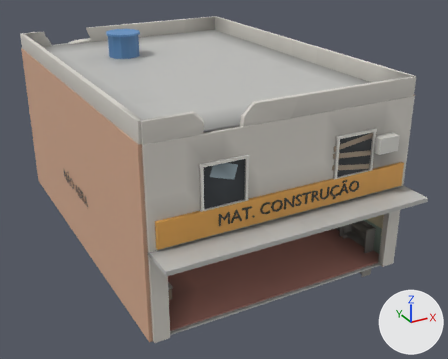
What one commit did to the glTF model jogo/assets/ruinas/sobrado_13.glb.
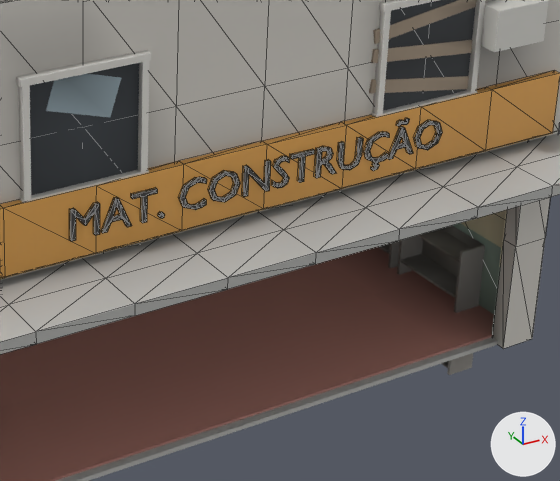
The first picture shows the older version from a 50 mm camera at (-9.67, -20.13, 11.37) aimed at (0.64, -1.37, 1.99). The close-ups show the older and then the newer version on the part from 43% to 90% of the width and 38% to 88% of the height of that picture. Only the edits that show in the close-ups are written down. Lighting does not change. The marker at lower right points along +X, +Y and +Z. The close-ups show mesh edges as thin lines. Objects named as collision shapes, trigger or cutter boxes, shadow casters or lower levels of detail are left out. Where no turn or scale is listed for an object, it has been applied to the vertices. Vertices at exactly the same position are counted once.

The first close-up shows 'dentro', 'detalhe', 'ext', 'longe'.
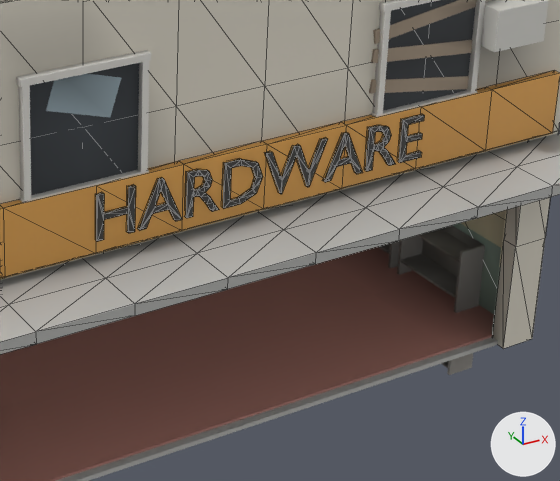
Changed parts and their boxes [x1, y1, x2, y2] in the close-ups (560 x 481 px; the box of a moved part takes in the faces that stretch with it):
part 1 of me_letra, moved or reshaped: before [315, 147, 336, 178]; after [365, 125, 395, 171]
part 2 of me_letra, moved or reshaped: before [387, 127, 413, 160]; after [323, 132, 362, 182]
part 3 of me_letra, added: after [185, 169, 219, 218]
part 4 of me_letra, moved or reshaped: before [101, 197, 132, 233]; after [138, 178, 182, 230]
part 5 of me_letra, rebuilt (40% wider, 34% taller): before [242, 160, 271, 197]; after [222, 159, 263, 209]
part 6 of me_letra, added: after [265, 138, 328, 194]
part 7 of me_letra, added: after [398, 114, 424, 163]
part 8 of me_letra, added: after [96, 185, 136, 242]
part 9 of me_letra, deleted: before [70, 118, 442, 242]

The change, as a list of edits to the scene's bpy script:
```text
Add mat_reboco_creme:
    mat_reboco_creme = bpy.data.materials.new('reboco_creme')
    # nodes: BsdfPrincipled, Mix, OutputMaterial, VertexColor
    # colours: pale yellow #ede7d7, mixed with the vertex colours
Change me_letra:
    used by ob_longe; location = (0.0, -6.72, 3.45)
    remove me_letra.from_pydata(...)  # 938 vertices, 1792 faces; spans x -4.58..4.58, y -0.98..13.3, z -1.05..3.15
    add me_letra.from_pydata(...)  # 724 vertices, 1392 faces; spans x -4.58..4.58, y -0.98..13.3, z -1.05..3.15
    me_letra part 1: the loose piece of 48 vertices spanning x 0.68..0.96, y -0.03..0.03, z -0.16..0.2 is scaled about its middle by (1.5, 1, 1.5), then moved by (0.78, 0.0, 0.01)
    me_letra part 2: the loose piece of 22 vertices spanning x 1.71..2.06, y -0.03..0.03, z -0.16..0.2 is scaled about its middle by (1.5, 1, 1.5), then moved by (-0.82, 0.0, 0.01)
    me_letra part 3: the loose piece of 48 vertices spanning x 0.68..0.96, y -0.03..0.03, z -0.16..0.2 is copied, and the copy is scaled about its middle by (1.5, 1, 1.5), then moved by (-1.65, 0.0, 0.01); it spans x -1.04..-0.62, y -0.03..0.03, z -0.24..0.3
    me_letra part 4: the loose piece of 22 vertices spanning x -2.09..-1.73, y -0.03..0.03, z -0.16..0.2 is scaled about its middle by (1.5, 1, 1.5), then moved by (0.54, 0.0, 0.01)
    me_letra part 5: the loose piece of 20 vertices spanning x -0.3..0.04, y -0.03..0.03, z -0.16..0.2 is rebuilt with 28 vertices and now spans x -0.56..-0.06, y -0.03..0.03, z -0.24..0.3
    me_letra part 6: a new loose piece of 26 vertices spanning x -0.03..0.8, y -0.03..0.03, z -0.24..0.3, in mat_letra_preta
    me_letra part 7: a new loose piece of 24 vertices spanning x 1.87..2.19, y -0.03..0.03, z -0.24..0.3, in mat_letra_preta
    me_letra part 8: a new loose piece of 24 vertices spanning x -2.15..-1.69, y -0.03..0.03, z -0.24..0.3, in mat_letra_preta
    me_letra part 9: 11 loose pieces with 344 vertices, spanning x -2.46..2.48, y -0.03..0.03, z -0.25..0.3, are deleted
    remove me_letra.materials.append(mat_parede)
    add me_letra.materials.append(mat_reboco_creme)
```
